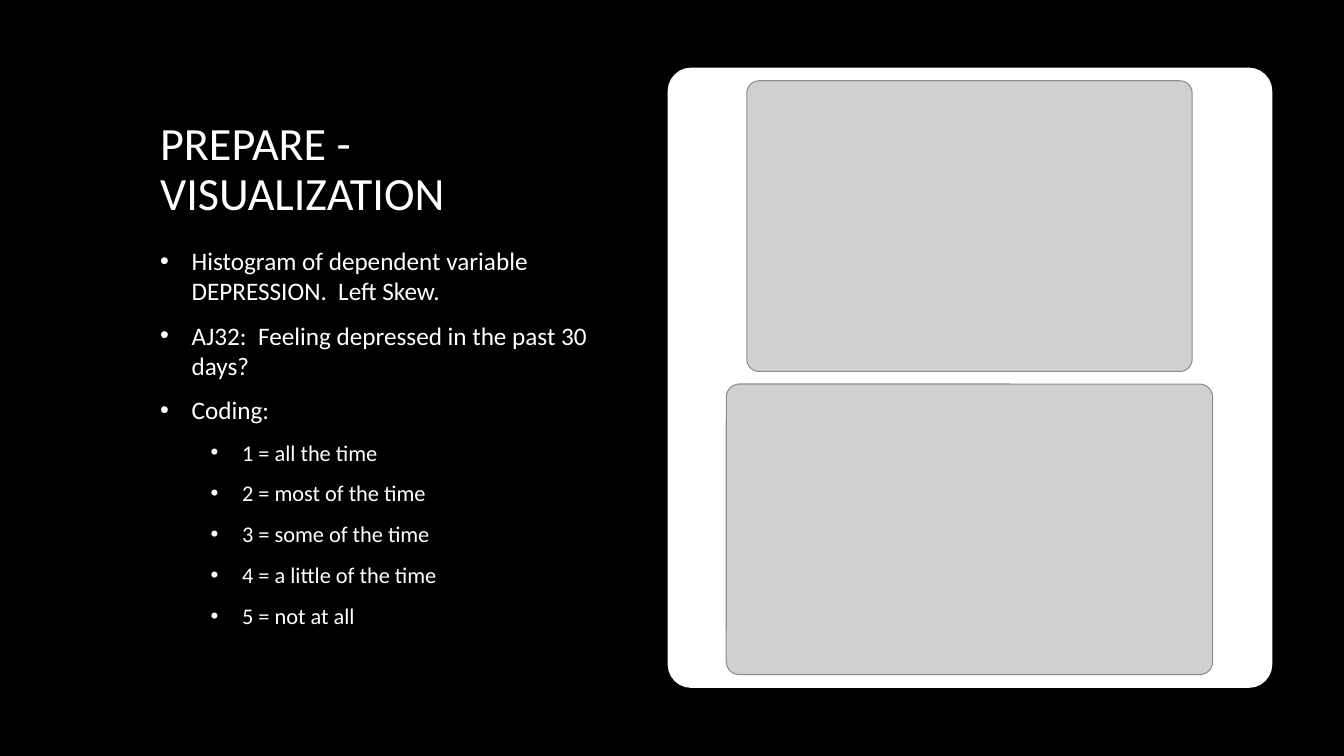
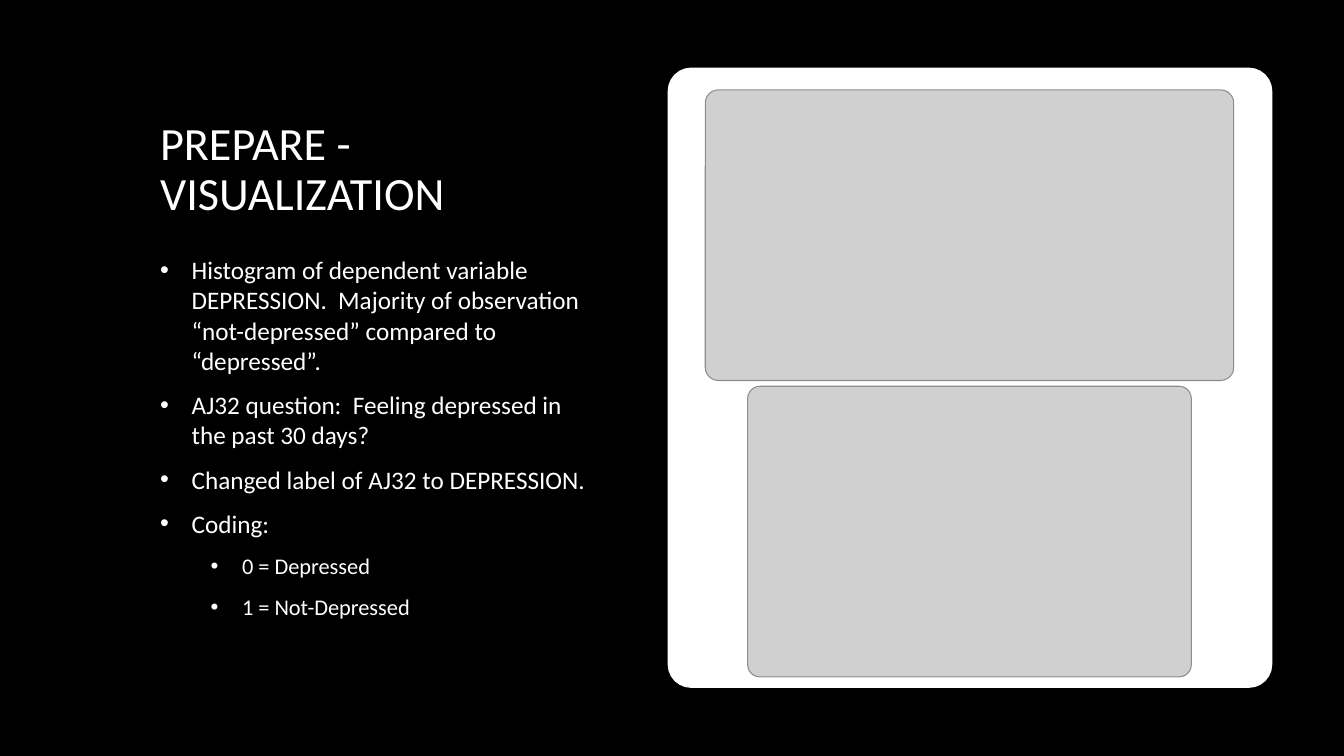
Before and after one commit to danlagos/ANA500-Week-4, a slide deck: slide 22 of Depression and Poverty.pptx. Drawn at 1344x756 pixels with LibreOffice and Linux fonts; fonts in the diff are those of the drawing; grey boxes stand for pictures; background and template pictures are left out. Boxes give left, top, right and bottom in pixels: in the first picture for what was removed or moved away, otherwise in the second. Text is boxed around its words. In the diff, an @@ line names an element or a change of style, - is before the commit and + after.

```diff
--- a/Depression and Poverty.pptx
+++ b/Depression and Poverty.pptx
@@ picture: place and size @@
-picture at [747,81,1193,371]
+picture at [706,90,1234,380]
@@ text at [192,261,585,494]: text changed @@
-• Histogram of dependent variable DEPRESSION. Left Skew.
-• AJ32: Feeling depressed in the past 30 days?
+• Histogram of dependent variable DEPRESSION. Majority of observation “not-depressed” compared to “depressed”.
+• AJ32 question: Feeling depressed in the past 30 days?
+• Changed label of AJ32 to DEPRESSION.
@@ picture: place and size @@
-picture at [727,384,1214,675]
+picture at [748,386,1192,677]
@@ text at [242,558,410,619]: text changed @@
-  • 1 = all the time
-  • 2 = most of the time
-  • 3 = some of the time
-  • 4 = a little of the time
-  • 5 = not at all
+  • 0 = Depressed
+  • 1 = Not-Depressed
```
Also in this commit, not shown: 11 other slides changed, 5 slides added, 5 slides removed, 2 other files.
